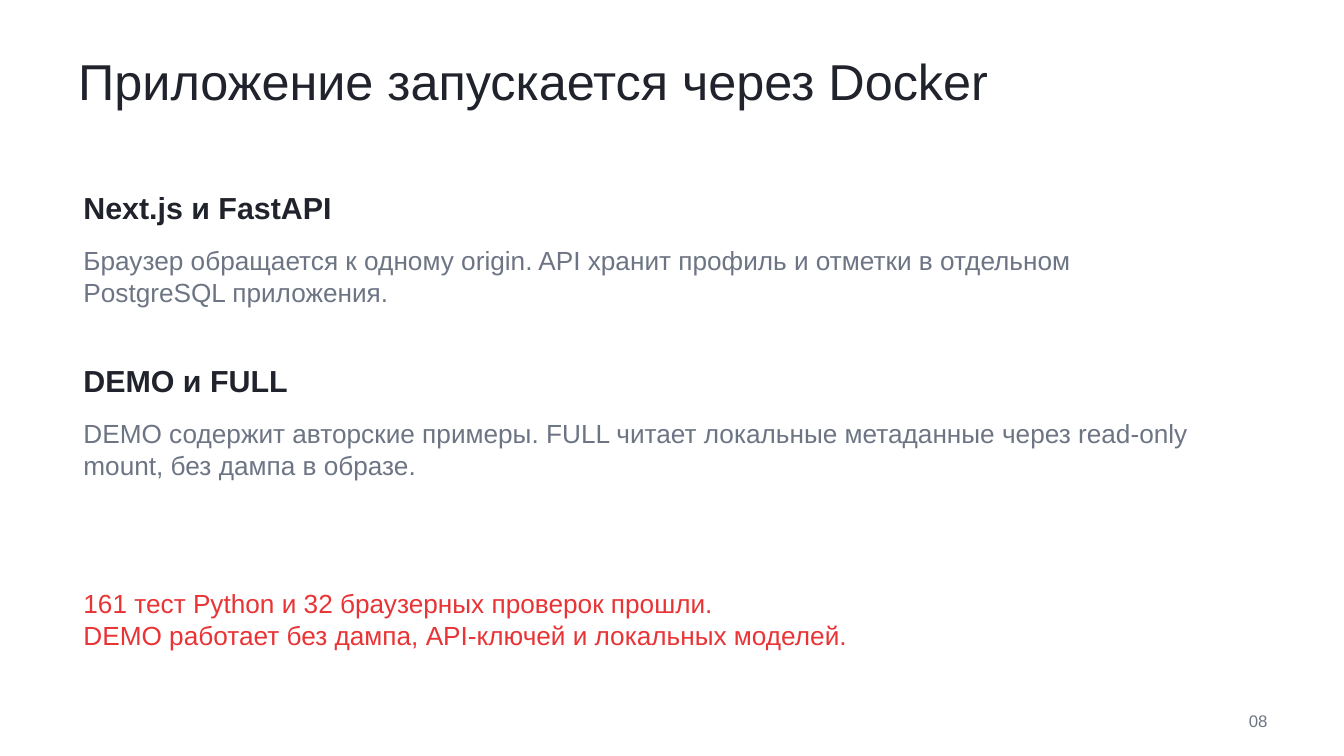
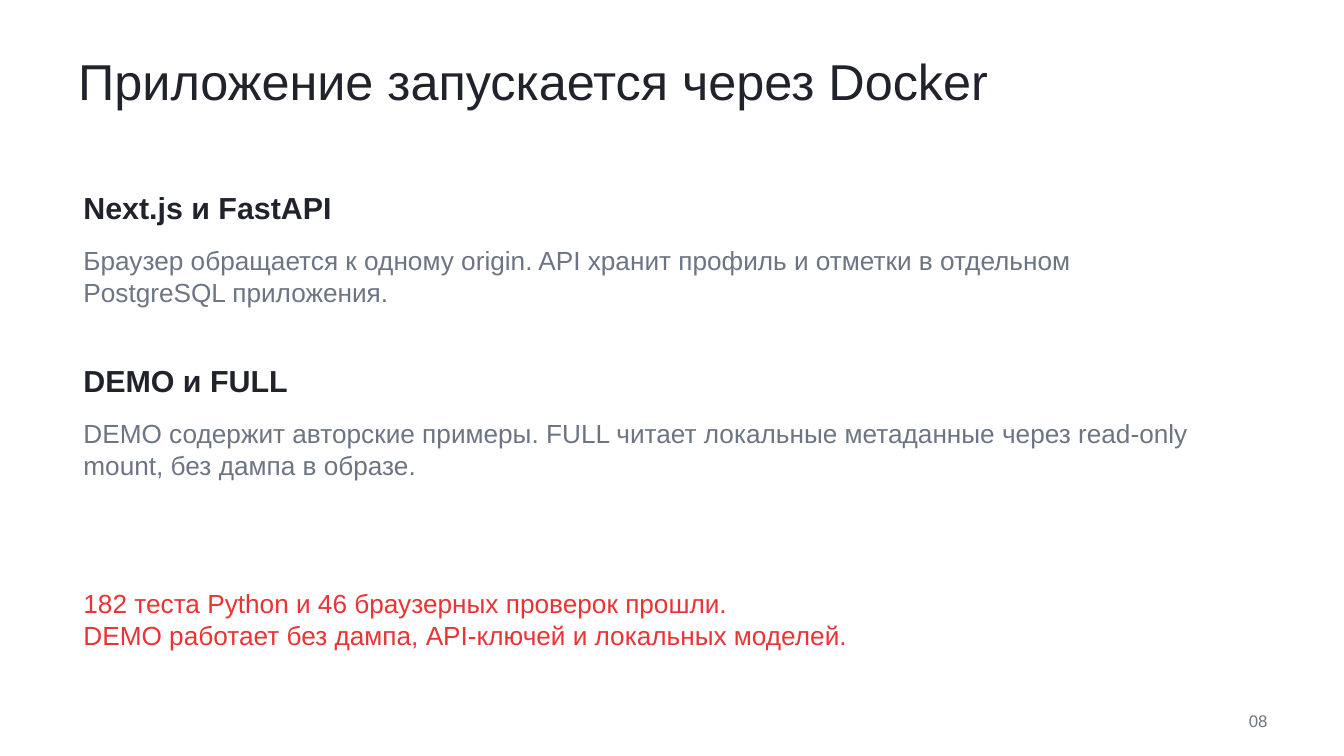
Before and after one commit to Makasinnnnnn/HackAndChange, a slide deck: slide 8 of output/presentation/alfa-route-1.2.pptx. Drawn at 1344x756 pixels with LibreOffice and Linux fonts; fonts in the diff are those of the drawing. Boxes give left, top, right and bottom in pixels: in the first picture for what was removed or moved away, otherwise in the second. Text is boxed around its words. In the diff, an @@ line names an element or a change of style, - is before the commit and + after.

```diff
--- a/output/presentation/alfa-route-1.2.pptx
+++ b/output/presentation/alfa-route-1.2.pptx
@@ text at (83,594,726,619): text changed @@
-161 тест Python и 32 браузерных проверок прошли.
+182 теста Python и 46 браузерных проверок прошли.
```
Also in this commit, not shown: 1 other slide changed, 44 other files.
